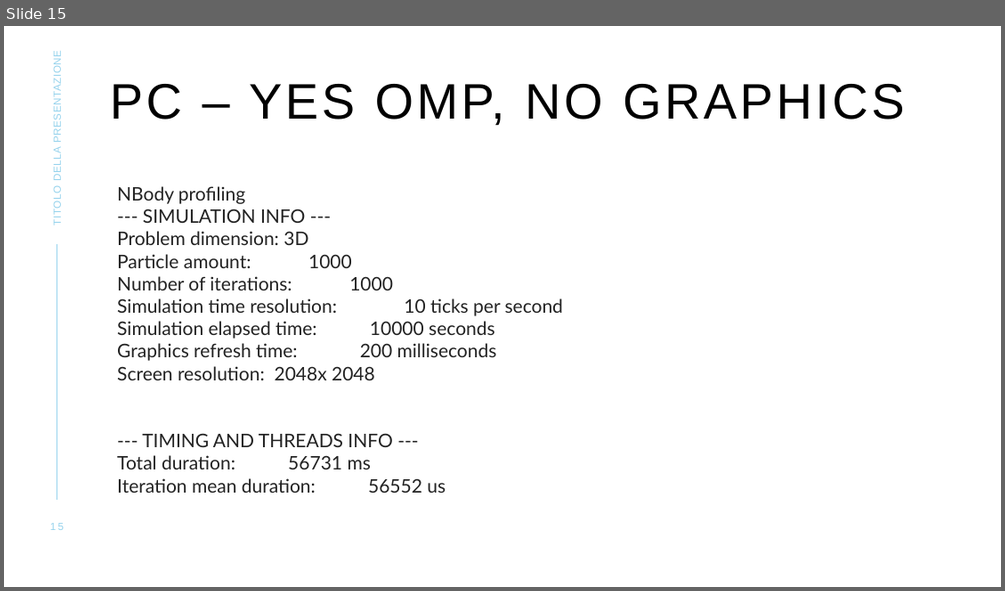
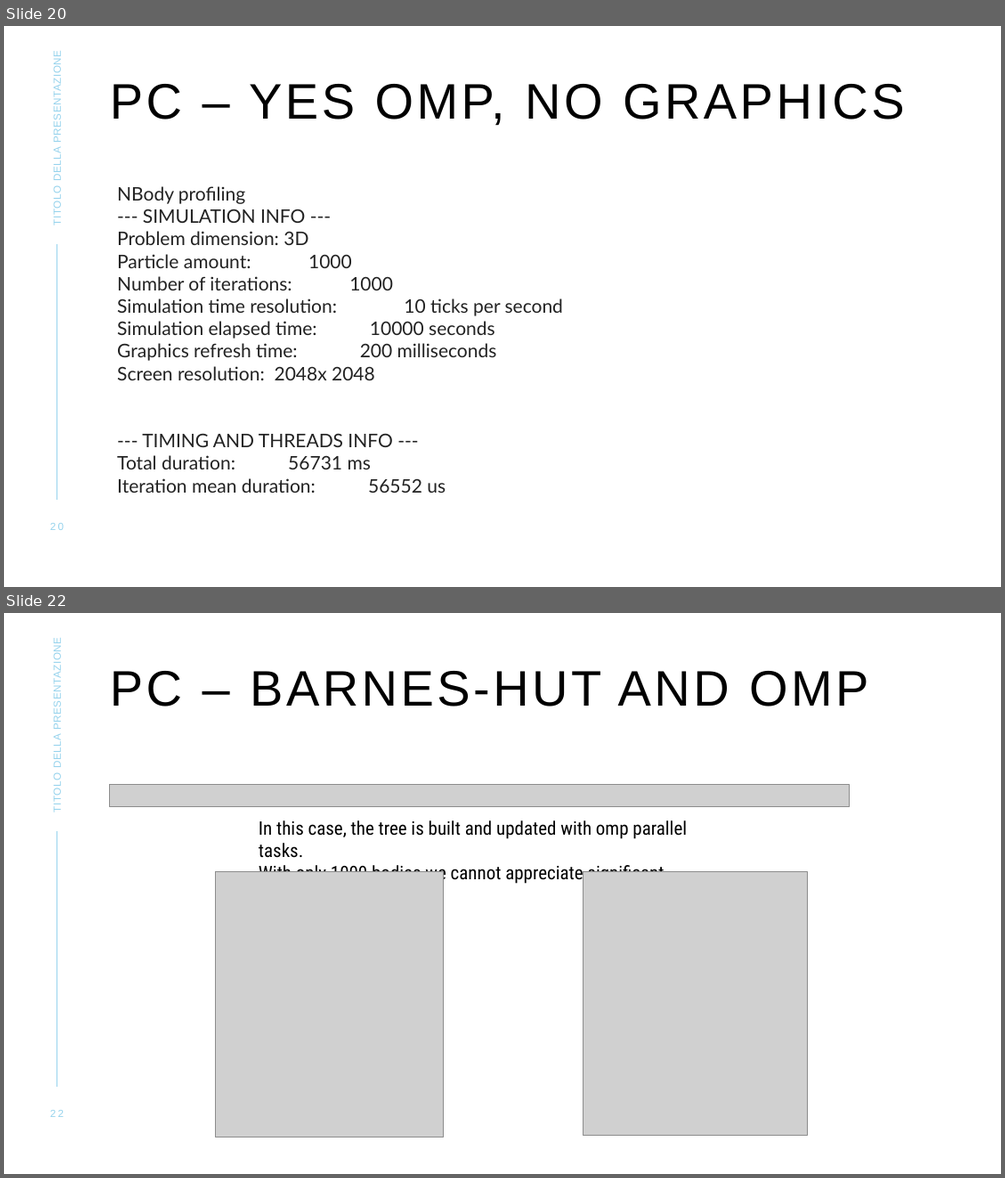
Before and after one commit to matteo-riga/Nbody_Project_Exam, a slide deck: Progetto-AMSC-NBody/nbody_project_barnes_hut.pptx. Shown one above the other, each under a label of ours: slide 15 before the commit, slides 20 and 22 after it; the slides between them are not shown. The pictures are 1005x591 and 1005x1178 pixels, drawn with LibreOffice and Linux fonts; fonts in the diff are those of the drawing; grey boxes stand for pictures. Boxes give left, top, right and bottom in pixels: in the first picture for what was removed or moved away, otherwise in the second. Text is boxed around its words. In the diff, an @@ line names an element or a change of style, - is before the commit and + after.

```diff
--- a/Progetto-AMSC-NBody/nbody_project_barnes_hut.pptx
+++ b/Progetto-AMSC-NBody/nbody_project_barnes_hut.pptx
@@ slide 22 added at (4,613,1001,1174), background #FFFFFF; not listed: 1 template element that a slide beside it also shows @@
@@ text added at (51,646,63,811), 10 pt, text #96D3ED @@
+TITOLO DELLA PRESENTAZIONE
@@ title added at (110,671,868,706), 48 pt, text #000000 @@
+PC – BARNES-HUT AND OMP
@@ picture added at (109,784,850,807) @@
@@ text added at (259,820,687,885), 18 pt, text #000000 @@
+In this case, the tree is built and updated with omp parallel tasks.
+With only 1000 bodies we cannot appreciate significant speedup
@@ picture added at (216,872,443,1137) @@
@@ picture added at (582,872,807,1135) @@
@@ page number added at (50,1110,64,1117), 10 pt, text #96D3ED @@
+22
@@ what was slide 15 is now slide 20 @@
@@ page number at (50,523,64,530): text changed @@
-15
+20
```
Also in this commit, not shown: 4 slides changed, 6 other slides added.
